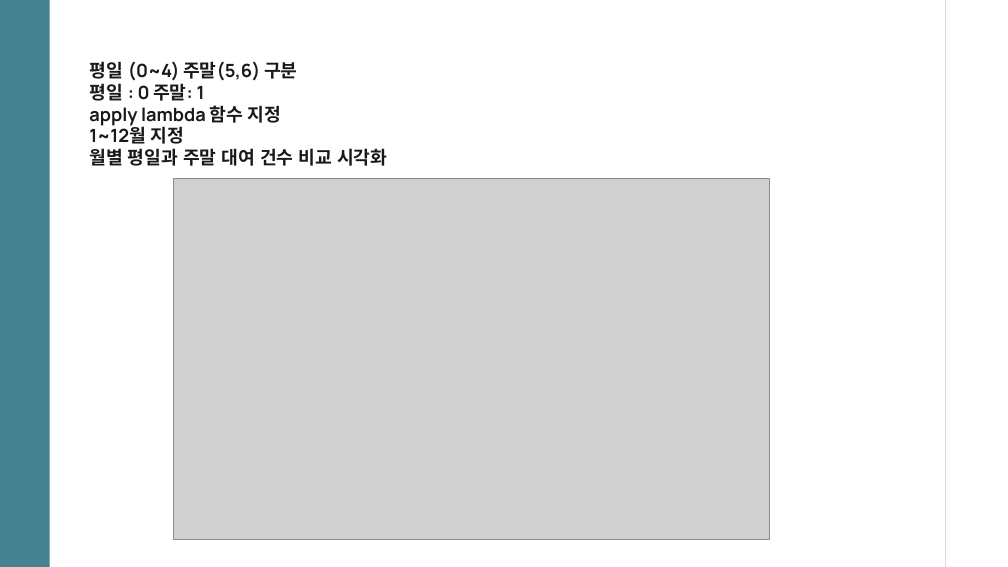
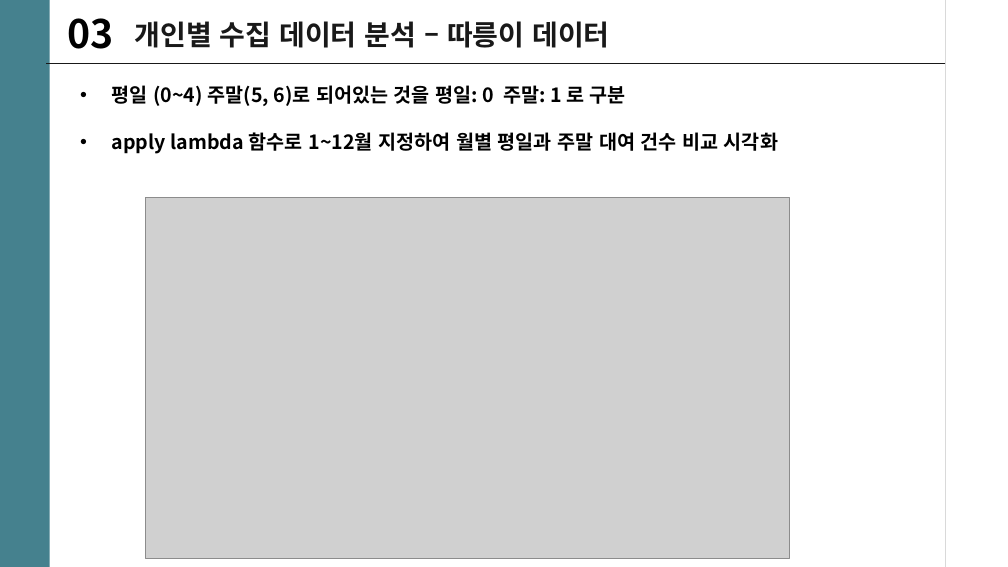
Before and after one commit to mini-project-y/1st_mini_project, a slide deck: slide 25 of Mook/PJT_유현수_수정본.pptx (slide 11 before the commit). Drawn at 1008x567 pixels with LibreOffice and Linux fonts; fonts in the diff are those of the drawing; grey boxes stand for pictures. Boxes give left, top, right and bottom in pixels: in the first picture for what was removed or moved away, otherwise in the second. Text is boxed around its words. In the diff, an @@ line names an element or a change of style, - is before the commit and + after.

```diff
--- a/Mook/PJT_유현수_수정본.pptx
+++ b/Mook/PJT_유현수_수정본.pptx
@@ text added at (67, 18, 113, 49), 28 pt, text #000000, bold @@
+03
@@ text added at (135, 21, 609, 48), 20 pt, text #191919, bold @@
+개인별 수집 데이터 분석 – 따릉이 데이터
@@ line added from (946, 64) to (46, 64), #191919 0.75 pt @@
@@ text at (112, 85, 778, 154): text changed; size 13 to 14 pt; font Manrope to Noto Sans CJK KR; text colour #191919 to #000000 @@
-평일 (0~4) 주말(5,6) 구분
-평일 : 0 주말: 1
-apply lambda 함수 지정
-1~12월 지정
-월별 평일과 주말 대여 건수 비교 시각화
+• 평일 (0~4) 주말(5, 6)로 되어있는 것을 평일: 0 주말: 1 로 구분
+• apply lambda 함수로 1~12월 지정하여 월별 평일과 주말 대여 건수 비교 시각화
@@ picture: place and size @@
-picture at (173, 178, 769, 539)
+picture at (145, 198, 789, 558)
```
Also in this commit, not shown: 14 other slides changed, 6 slides added, 5 slides removed.
